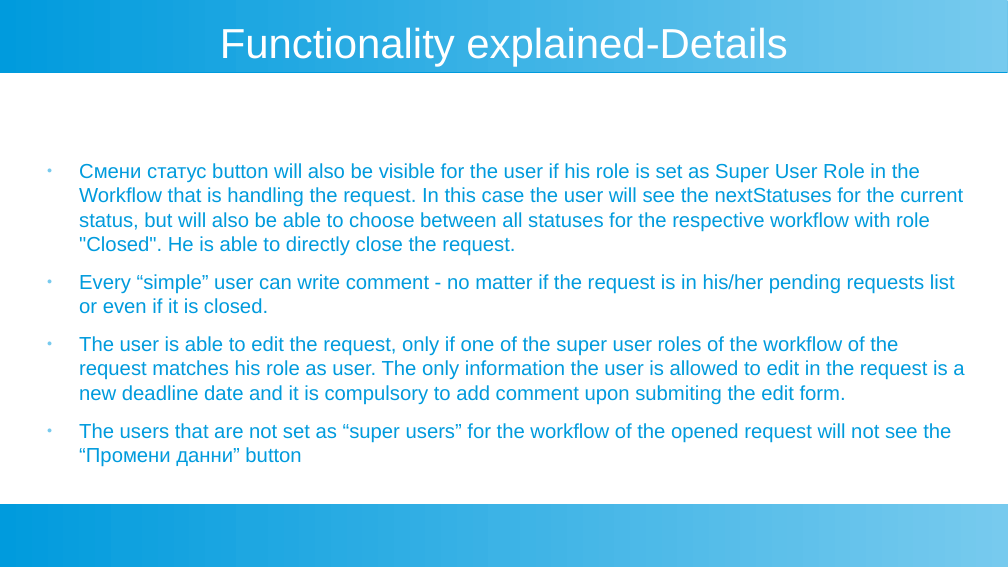
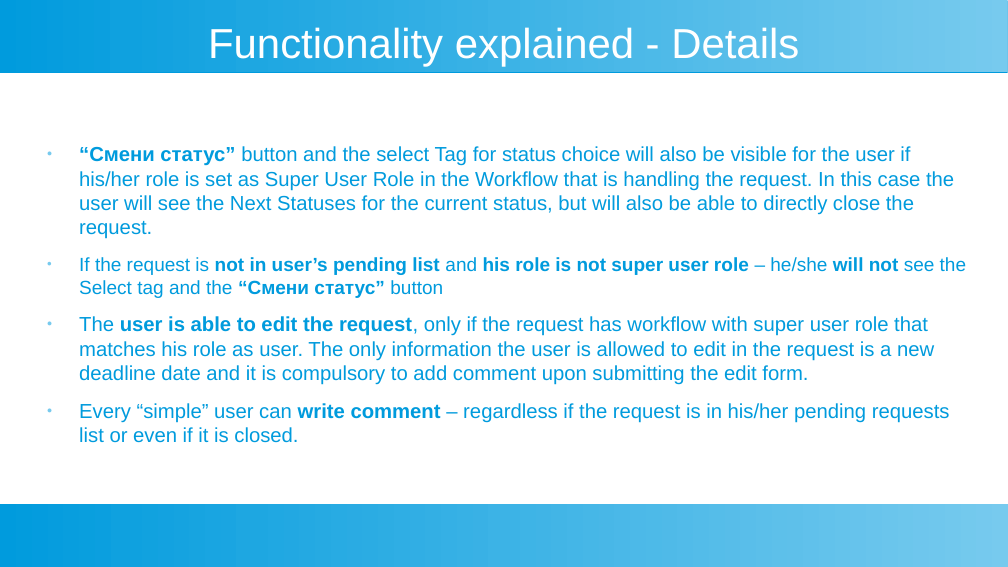
Before and after one commit to nikolaydimov83/Workflow-BPM-Front-End-Lit-HTML, a slide deck: slide 8 of ProjectPresentation.odp. Drawn at 1008x567 pixels with LibreOffice and Linux fonts; fonts in the diff are those of the drawing. Boxes give left, top, right and bottom in pixels: in the first picture for what was removed or moved away, otherwise in the second. Text is boxed around its words. In the diff, an @@ line names an element or a change of style, - is before the commit and + after.

Commit message:
Updated the presentation

```diff
--- a/ProjectPresentation.odp
+++ b/ProjectPresentation.odp
@@ title at bbox=[208, 27, 799, 67]: spaces changed @@
-Functionality explained-Details
+Functionality explained - Details
@@ text at bbox=[79, 146, 966, 443]: text changed @@
-● Смени статус button will also be visible for the user if his role is set as Super User Role in the Workflow that is handling the request. In this case the user will see the nextStatuses for the current status, but will also be able to choose between all statuses for the respective workflow with role "Closed". He is able to directly close the request.
-● Every “simple” user can write comment - no matter if the request is in his/her pending requests list or even if it is closed.
-● The user is able to edit the request, only if one of the super user roles of the workflow of the request matches his role as user. The only information the user is allowed to edit in the request is a new deadline date and it is compulsory to add comment upon submiting the edit form.
-● The users that are not set as “super users” for the workflow of the opened request will not see the “Промени данни” button
+● “Смени статус” button and the select Tag for status choice will also be visible for the user if his/her role is set as Super User Role in the Workflow that is handling the request. In this case the user will see the Next Statuses for the current status, but will also be able to directly close the request.
+● If the request is not in user’s pending list and his role is not super user role – he/she will not see the Select tag and the “Смени статус” button
+● The user is able to edit the request, only if the request has workflow with super user role that matches his role as user. The only information the user is allowed to edit in the request is a new deadline date and it is compulsory to add comment upon submitting the edit form.
+● Every “simple” user can write comment – regardless if the request is in his/her pending requests list or even if it is closed.
```
Also in this commit, not shown: 9 other slides changed, 2 slides added.
